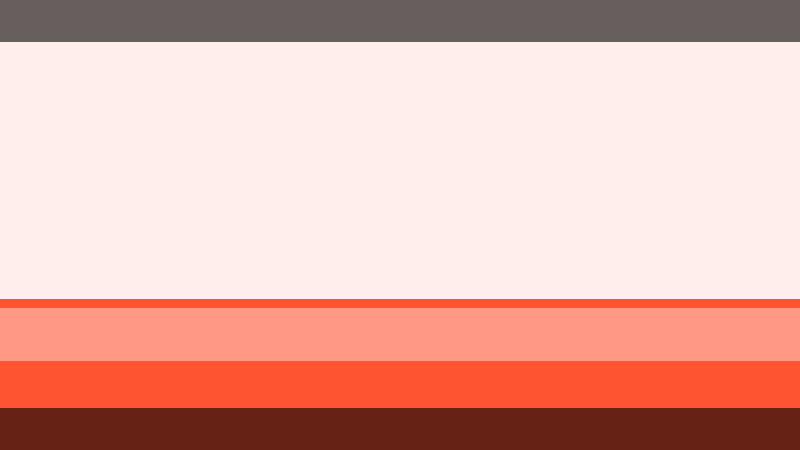
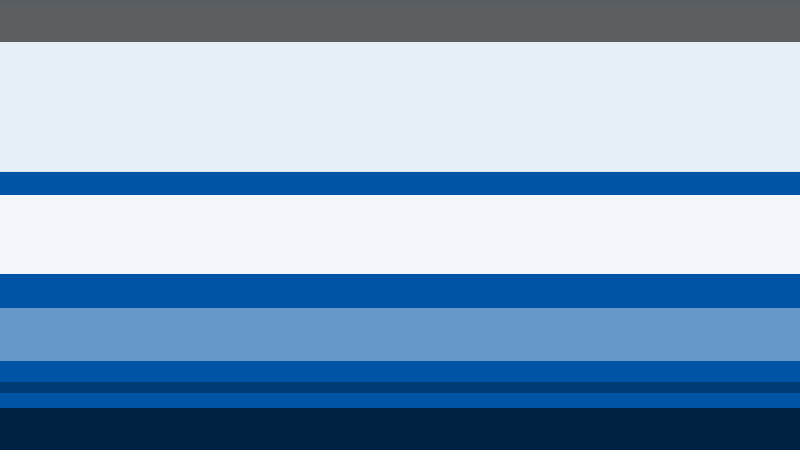
Revision of a layered 800 x 450 image; what changed, layer by layer:
added layer "Layer 7" (95%) above "Layer 6" over [0, 195, 800, 274]
added layer "Layer 6" (30%) above "Layer 5" over [0, 382, 800, 393]
painted on "Layer 1" over [0, 0, 800, 299]
showed "Layer 4" over [0, 0, 800, 450]
